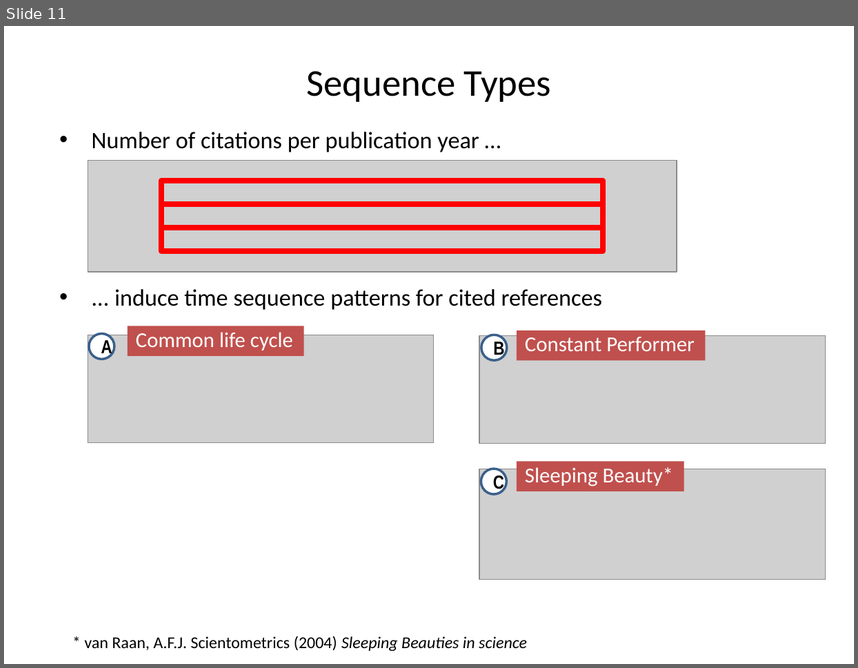
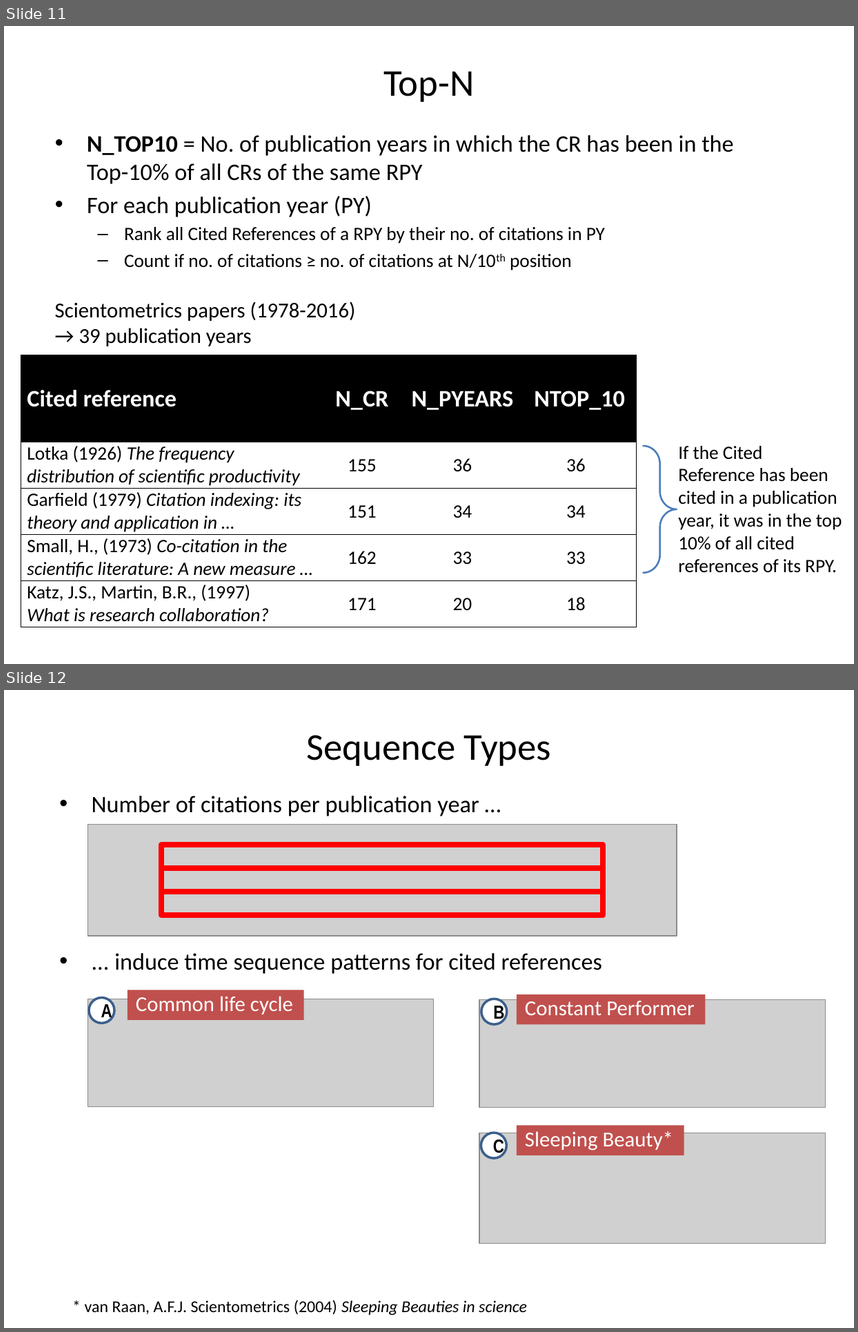
Before and after one commit to andreas-thor/cre, a slide deck: docs/slides/cre_overview.pptx. Shown one above the other, each under a label of ours: slide 11 before the commit, slides 11 and 12 after it. The pictures are 858x668 and 858x1332 pixels, drawn with LibreOffice and Linux fonts; fonts in the diff are those of the drawing; grey boxes stand for pictures. Boxes give left, top, right and bottom in pixels: in the first picture for what was removed or moved away, otherwise in the second. Text is boxed around its words. In the diff, an @@ line names an element or a change of style, - is before the commit and + after.

Commit message:
papers neu

```diff
--- a/docs/slides/cre_overview.pptx
+++ b/docs/slides/cre_overview.pptx
@@ slide 11 added at (x1=4, y1=26, x2=854, y2=664), background #FFFFFF @@
@@ title added at (x1=383, y1=72, x2=475, y2=102), 32 pt, text #000000 @@
+Top-N
@@ text added at (x1=87, y1=135, x2=733, y2=270), 20 pt, text #000000 @@
+• N_TOP10 = No. of publication years in which the CR has been in the Top-10% of all CRs of the same RPY
+• For each publication year (PY)
+  – Rank all Cited References of a RPY by their no. of citations in PY
+  – Count if no. of citations ≥ no. of citations at N/10th position
@@ text added at (x1=55, y1=301, x2=356, y2=346), 18 pt, text #000000 @@
+Scientometrics papers (1978-2016)
+→ 39 publication years
@@ table added at (x1=21, y1=355, x2=637, y2=624), 5 rows, 4 columns @@
+Cited reference | N_CR | N_PYEARS | NTOP_10
+Lotka (1926) The frequency distribution of scientific productivity | 155 | 36 | 36
+Garfield (1979) Citation indexing: its theory and application in … | 151 | 34 | 34
+Small, H., (1973) Co-citation in the scientific literature: A new measure … | 162 | 33 | 33
+Katz, J.S., Martin, B.R., (1997) What is research collaboration? | 171 | 20 | 18
@@ right brace added at (x1=643, y1=446, x2=677, y2=572), outline #4B7EBC 1.5 pt @@
@@ text added at (x1=678, y1=446, x2=842, y2=572), 16 pt, text #000000 @@
+If the Cited Reference has been cited in a publication year, it was in the top 10% of all cited references of its RPY.
@@ what was slide 11 is now slide 12 @@
```
Also in this commit, not shown: 3 slides changed, 2 other slides added, 1 slide removed.
